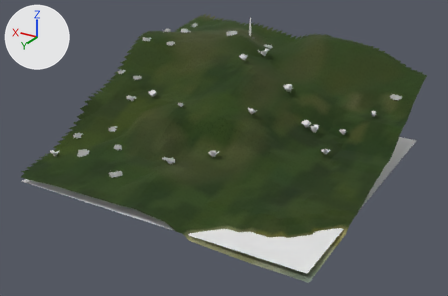
One commit to the glTF model eloria-assets/maps/continent-v2/suncoil/client/chunks/11_06/world.glb: the scene before it, then after it.
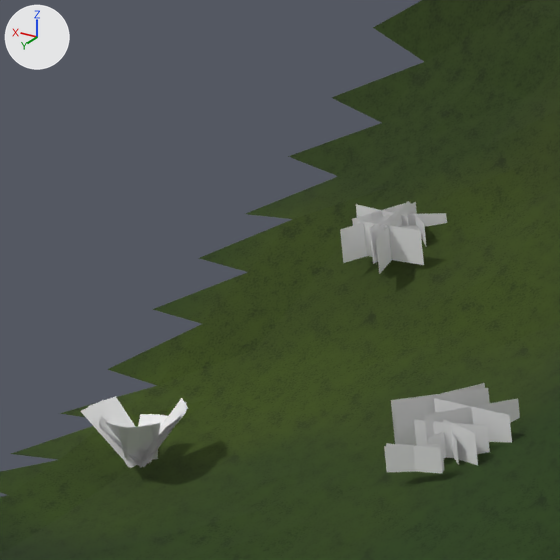
The first picture shows the older version from a 50 mm lens placed at (-7.6, 496.9, 85.2), pointed at (87.0, 339.2, 6.4). The close-ups show the older and then the newer version on the part from 10% to 21% of the width and 39% to 56% of the height of that picture. Only the edits that show in the close-ups are written down. Every picture has the same lights, and +X, +Y and +Z are marked at upper left. Where no turn or scale is listed for an object, it has been applied to the vertices.

Objects in the first close-up: 'AuthoredGround_suncoilBase_suncoil_11_06', 'Under_015_049.003', 'Under_040_061.001', 'Under_057_058.005'.
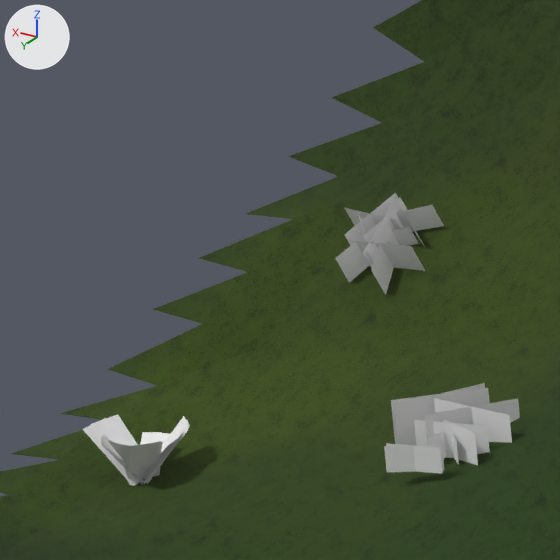
ob_authored_lf_biomes_woodlandfloor_0328_e1baf7b04cfa_suncoil_0104 is not drawn itself; it is the parent of ob_under_040_061.
ob_authored_lf_biomes_woodlandfloor_0332_efffdddde2ca_suncoil_0177 is not drawn itself; it is the parent of ob_under_057_058_004.

Location of each change, [x1, y1, x2, y2] in pixels of the close-ups (560 x 560 px):
'Under_040_061.001', moved, turned
    before: [340, 201, 447, 274]
    after: [335, 193, 444, 295]
'Under_057_058.005', moved
    before: [81, 396, 188, 468]
    after: [83, 415, 190, 486]

The change in detail:
Object 'Authored_lf_biomes_woodlandfloor_0328_e1baf7b04cfa_suncoil_0104' (ob_authored_lf_biomes_woodlandfloor_0328_e1baf7b04cfa_suncoil_0104) moves from (130.2, 359.9, 8.469) to (130.2, 359.9, 8.459).
Object 'Authored_lf_biomes_woodlandfloor_0328_e1baf7b04cfa_suncoil_0104' (ob_authored_lf_biomes_woodlandfloor_0328_e1baf7b04cfa_suncoil_0104) turns from (0, 0, -158) to (25, -9.2, -160) degrees about x, y and z.
Object 'Authored_lf_biomes_woodlandfloor_0332_efffdddde2ca_suncoil_0177' (ob_authored_lf_biomes_woodlandfloor_0332_efffdddde2ca_suncoil_0177) moves from (131.1, 369.6, 4.549) to (131.1, 369.6, 3.986).
